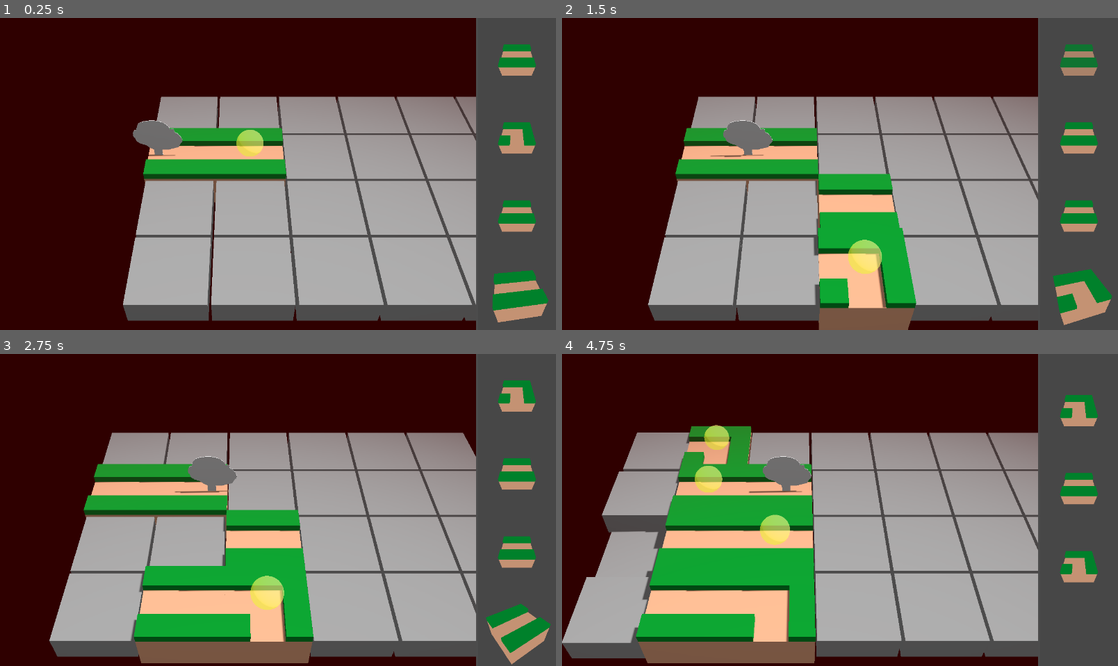
Above: before the commit, frames 1-4 (two rows, left to right).
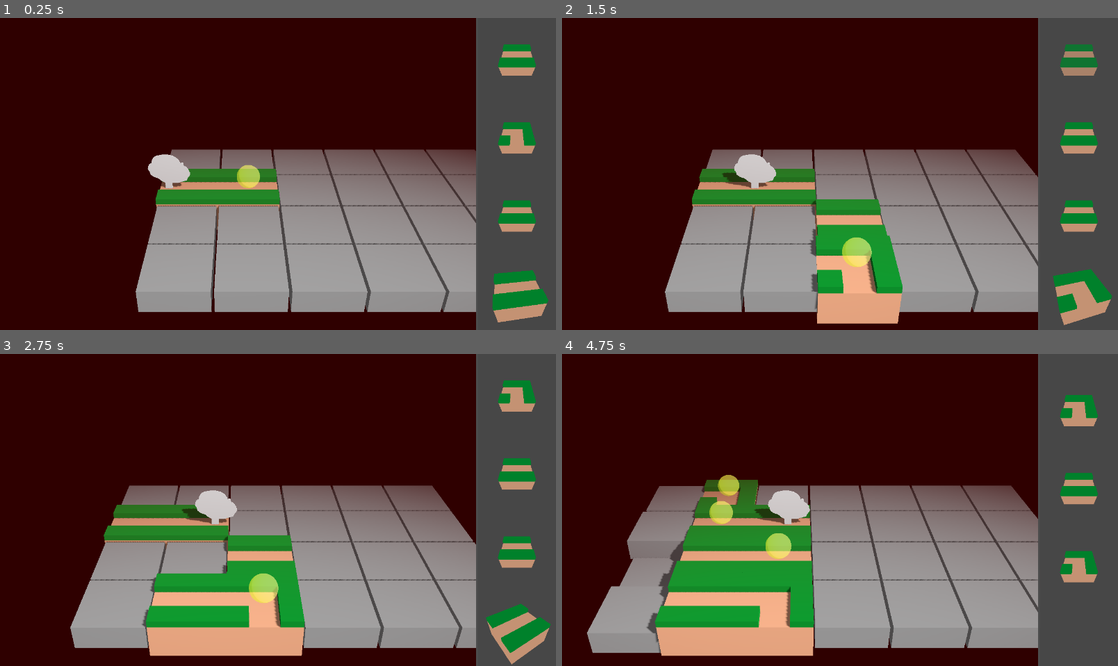
Above: after the commit, the same moments.

Repository: Pro1d/code4cause
Game: Godot game, scene res://scenes/main/GameMain.tscn
Same seed, same stepped clock (60 frames per second), same inputs: the game is played once before the commit and once after it. Sound files missing from this copy of the repository are replaced by a short silence.
Inputs (mouse positions are in pixels of both pictures, inside the frame that each line leads up to):
- Up to frame 1 (0.25 s): no input
- Up to frame 2 (1.5 s): tap Enter (ui_accept) at 0.5, 0.77 s; move the mouse to (962, 158) at 0.52 s; hold D (move_right) 0.53-1.28 s; move the mouse to (728, 189) at 1.27 s; hold S (move_down) from 1.28 s (still down)
- Up to frame 3 (2.75 s): tap Enter (ui_accept) at 1.52 s; move the mouse to (333, 441) at 2.02 s; release S (move_down) at 2.03 s; hold D (move_right) from 2.03 s (still down)
- Up to frame 4 (4.75 s): move the mouse to (812, 572) at 2.77 s; release D (move_right) at 2.78 s; hold W (move_up) 2.78-3.53 s; tap Enter (ui_accept) at 3.02, 3.77, 4.52 s; move the mouse to (1006, 556) at 3.52 s; hold A (move_left) from 3.53 s (still down); move the mouse to (673, 463) at 4.27 s

The runs differ from the first frame. In frame 1, 32% of the frame differs, in the area x 22-86%, y 25-98%; in frame 2, 37%; in frame 3, 41%; in frame 4, 45%, in the area x 0-86%, y 22-100%.

Commit message:
feat: move light and camera

Diff:
--- a/scenes/game/game_scene.tscn
+++ b/scenes/game/game_scene.tscn
@@ -31,7 +31,7 @@
 environment = SubResource("Environment_f4h1w")
 
 [node name="DirectionalLight3D" type="DirectionalLight3D" parent="."]
-transform = Transform3D(0.863879, -0.0264757, 0.503003, -0.503699, -0.0454076, 0.862685, 0, -0.998618, -0.0525625, 0, 0, 0)
+transform = Transform3D(0.474924, 0.68513, 0.552309, -0.729416, -0.044657, 0.682612, 0.492342, -0.727051, 0.478536, 0.226314, -2.38419e-07, 0.159626)
 light_energy = 0.35
 shadow_enabled = true
 directional_shadow_mode = 0
@@ -40,7 +40,7 @@
 
 [node name="Camera3D" type="Camera3D" parent="."]
 unique_name_in_owner = true
-transform = Transform3D(1, 0, 0, 0, 0.707107, 0.707107, 0, -0.707107, 0.707107, 0, 5, 3.4)
+transform = Transform3D(1, 0, 0, 0, 0.866026, 0.5, 0, -0.5, 0.866026, 0, 4.44, 5.2)
 current = true
 fov = 35.0
 size = 5.0
